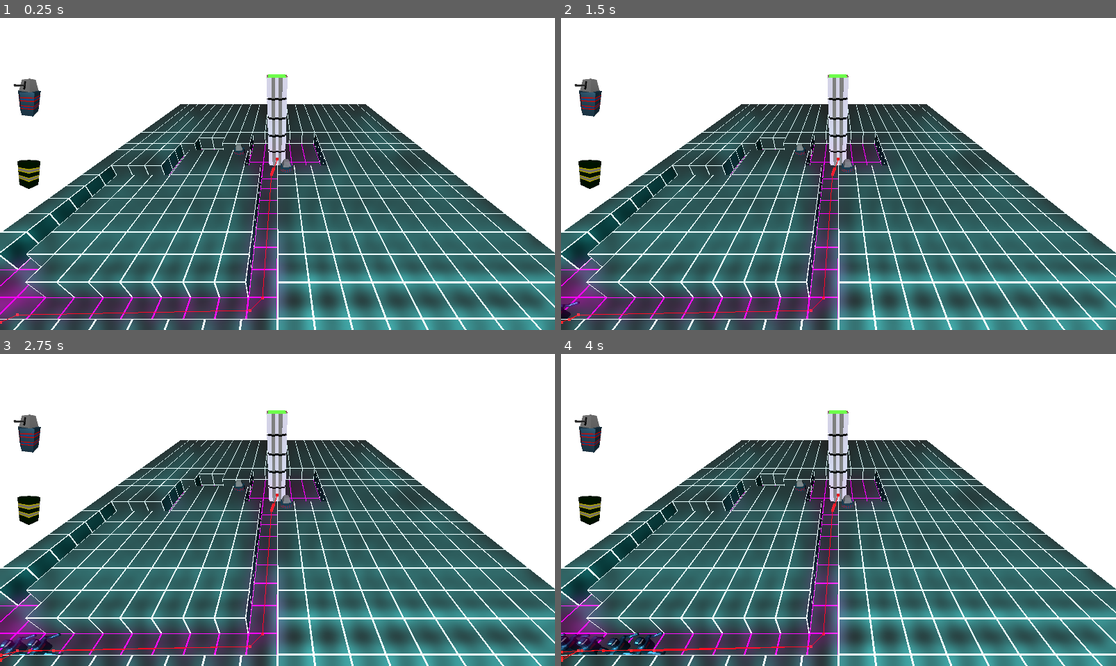
Above: before the commit, frames 1-4 (two rows, left to right).
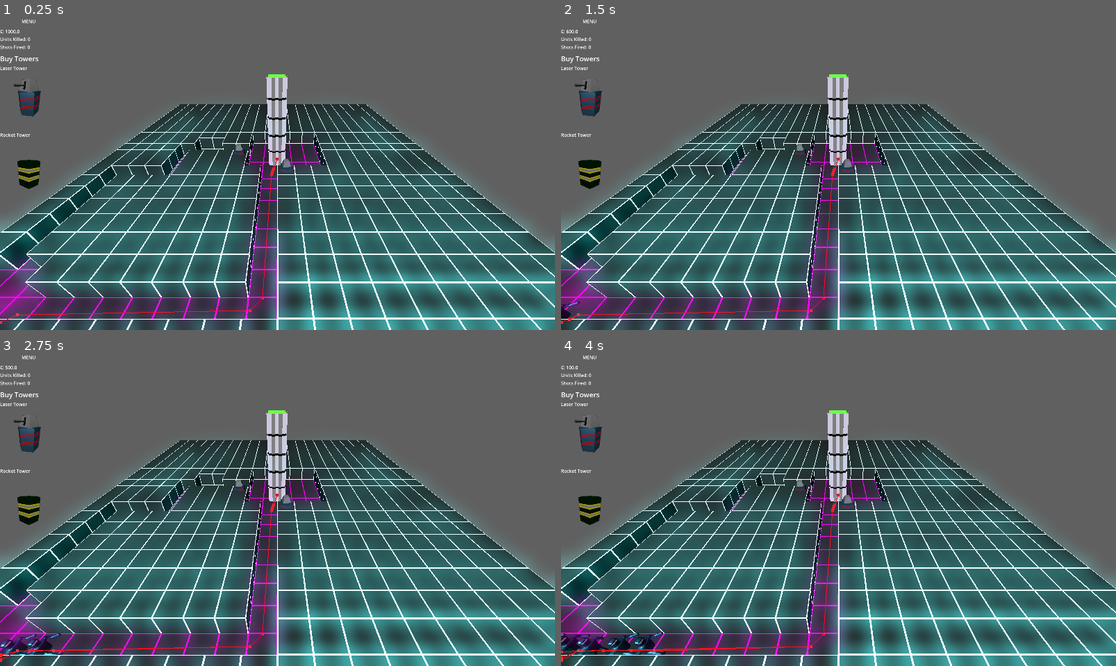
Above: after the commit, the same moments.

Repository: StefanHolst/LD57
Game: Godot game, scene res://Game.tscn
The game is run twice, just before and just after one commit, with the same random seed, the same clock (stepped at 60 frames per second) and the same inputs.
Inputs (mouse positions are in pixels of both pictures, inside the frame that each line leads up to):
- Up to frame 1 (0.25 s): no input
- Up to frame 2 (1.5 s): click (588, 102) at 0.5 s; click (588, 167) at 1.25 s
- Up to frame 3 (2.75 s): click (27, 438) at 2 s
- Up to frame 4 (4 s): click (588, 503) at 2.75 s; click (588, 438) at 3.5 s

The runs differ from the first frame. In frame 1, 41% of the frame differs, in the area x 0-100%, y 0-76%; in frame 2, 41%; in frame 3, 41%; in frame 4, 41%, in the area x 0-100%, y 0-95%.

Commit message:
Added background color

Diff:
--- a/Game.tscn
+++ b/Game.tscn
@@ -5,6 +5,8 @@
 [ext_resource type="PackedScene" uid="uid://c4hkyv5aeheib" path="res://Menu/IngameMenu.tscn" id="3_u44n3"]
 
 [sub_resource type="Environment" id="Environment_wbfu4"]
+background_mode = 1
+background_color = Color(0.0943044, 0.0943044, 0.0943044, 1)
 glow_enabled = true
 
 [sub_resource type="CameraAttributesPractical" id="CameraAttributesPractical_xkndl"]
